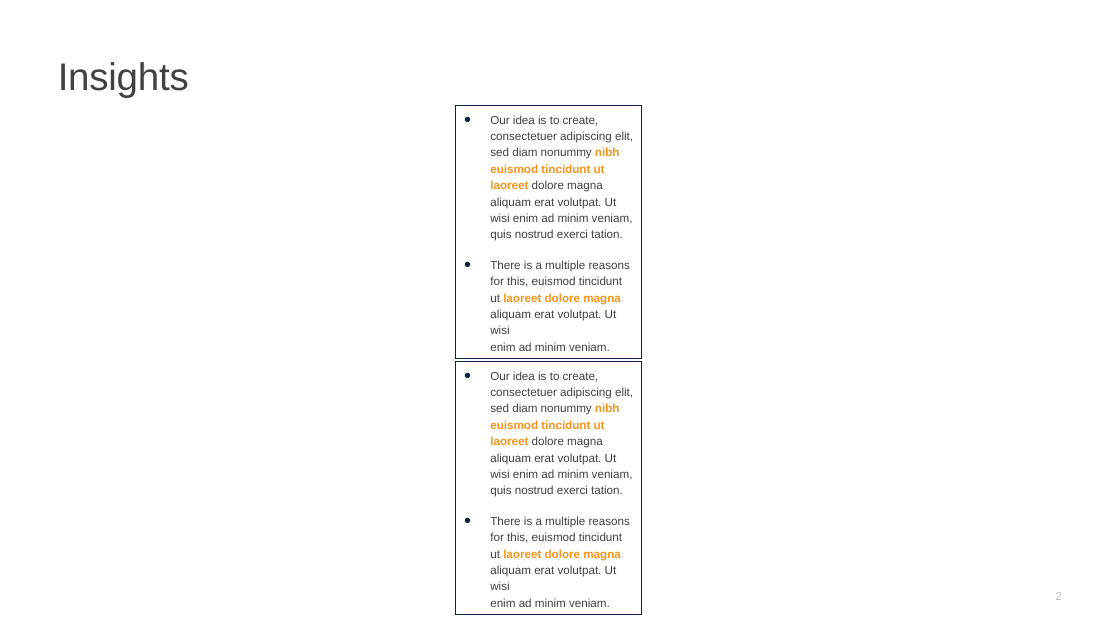
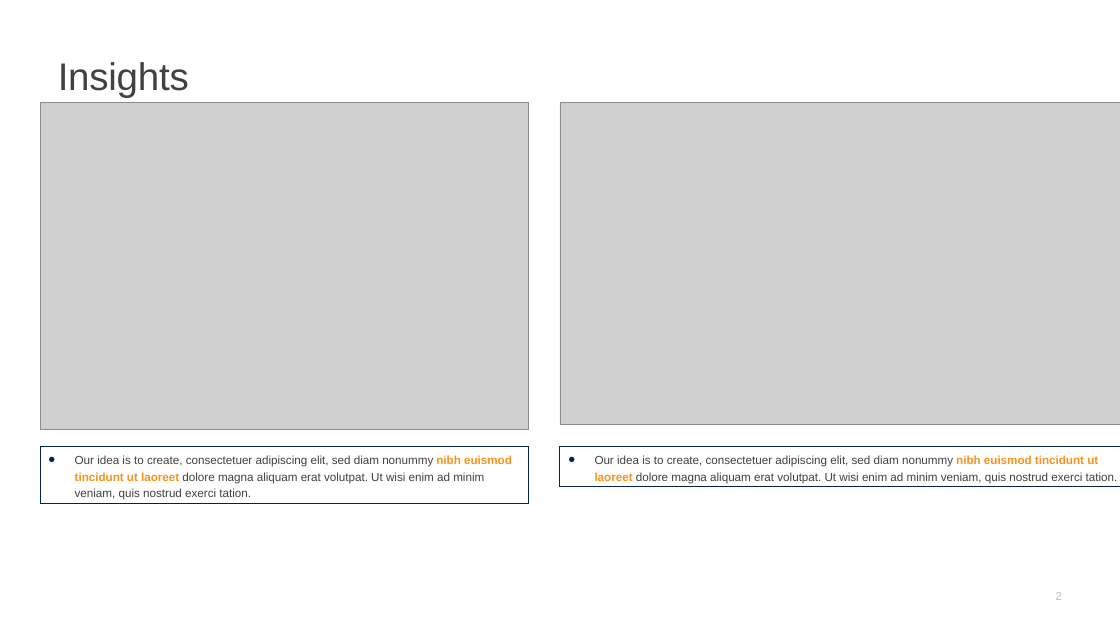
Before and after one commit to edimaudo/hackathon_coding_challenges, a slide deck: slide 2 of afp_challenge/afp_challenge_deck.pptx. Drawn at 1120x630 pixels with LibreOffice and Linux fonts; fonts in the diff are those of the drawing; grey boxes stand for pictures. Boxes give left, top, right and bottom in pixels: in the first picture for what was removed or moved away, otherwise in the second. Text is boxed around its words. In the diff, an @@ line names an element or a change of style, - is before the commit and + after.

```diff
--- a/afp_challenge/afp_challenge_deck.pptx
+++ b/afp_challenge/afp_challenge_deck.pptx
@@ picture added at [40, 103, 529, 430] @@
@@ picture added at [560, 103, 1120, 425] @@
@@ text in rectangle at [490, 260, 630, 351]: paragraph removed @@
-• There is a multiple reasons for this, euismod tincidunt ut laoreet dolore magna aliquam erat volutpat. Ut wisi
-  enim ad minim veniam.
@@ rectangle "Our idea is to create, ...": place and size @@
-rectangle "Our idea is to create, ..." at [456, 106, 642, 359]
+rectangle "Our idea is to create, ..." at [40, 447, 529, 503]
@@ rectangle "Our idea is to create, ...": place and size @@
-rectangle "Our idea is to create, ..." at [456, 362, 642, 615]
+rectangle "Our idea is to create, ..." at [560, 447, 1120, 487]
@@ text in rectangle at [490, 516, 630, 607]: paragraph removed @@
-• There is a multiple reasons for this, euismod tincidunt ut laoreet dolore magna aliquam erat volutpat. Ut wisi
-  enim ad minim veniam.
```
Also in this commit, not shown: 2 other slides changed.
